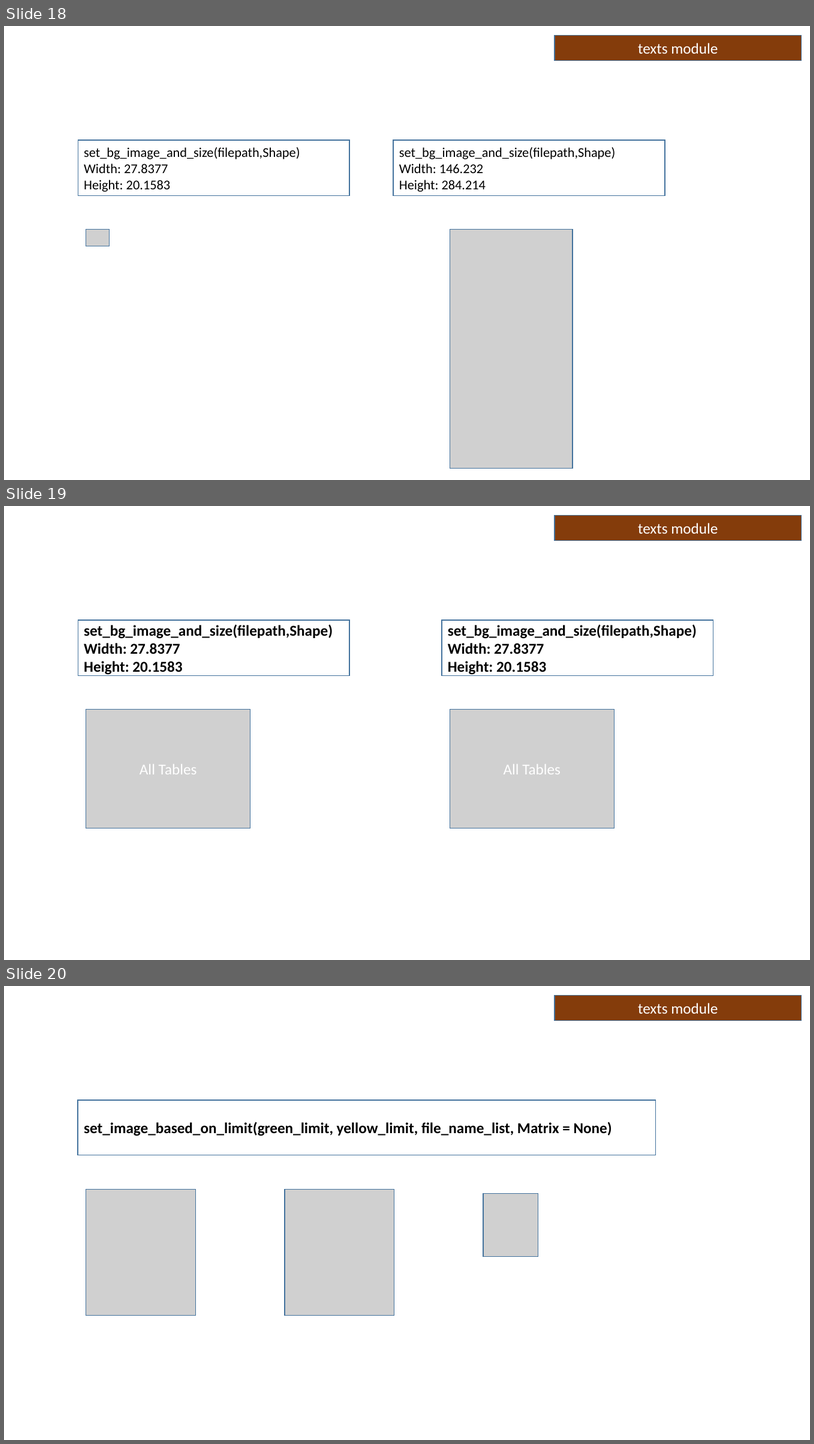
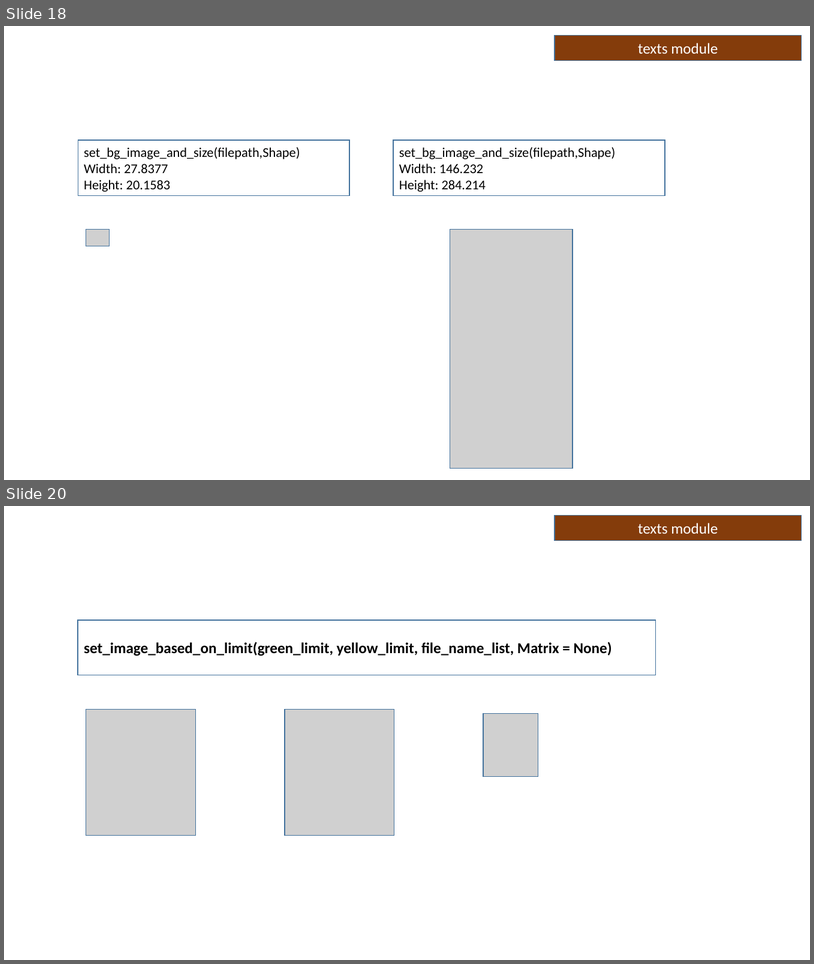
Before and after one commit to Collette-Curson/forgetdata_Slides_modules, a slide deck: Scripts/test_manual_shapes_known_good_results.pptx. Shown one above the other, each under a label of ours: slides 18, 19 and 20 before the commit, slides 18 and 20 after it; the slides between them are not shown. The pictures are 814x1444 and 814x964 pixels, drawn with LibreOffice and Linux fonts; fonts in the diff are those of the drawing; grey boxes stand for pictures. Boxes give left, top, right and bottom in pixels: in the first picture for what was removed or moved away, otherwise in the second. Text is boxed around its words. In the diff, an @@ line names an element or a change of style, - is before the commit and + after.

```diff
--- a/Scripts/test_manual_shapes_known_good_results.pptx
+++ b/Scripts/test_manual_shapes_known_good_results.pptx
@@ slide 19 removed at (x1=4, y1=506, x2=810, y2=960), background #FFFFFF @@
@@ rectangle removed at (x1=555, y1=515, x2=802, y2=540) @@
-texts module
@@ rectangle removed at (x1=78, y1=620, x2=350, y2=675) @@
-set_bg_image_and_size(filepath,Shape)
-Width: 27.8377
-Height: 20.1583
@@ rectangle removed at (x1=442, y1=620, x2=714, y2=675) @@
-set_bg_image_and_size(filepath,Shape)
-Width: 27.8377
-Height: 20.1583
@@ picture removed at (x1=86, y1=709, x2=251, y2=828) @@
-All Tables
@@ picture removed at (x1=450, y1=709, x2=615, y2=828) @@
-All Tables
```
Also in this commit, not shown: 1 slide added, 3 other files.
